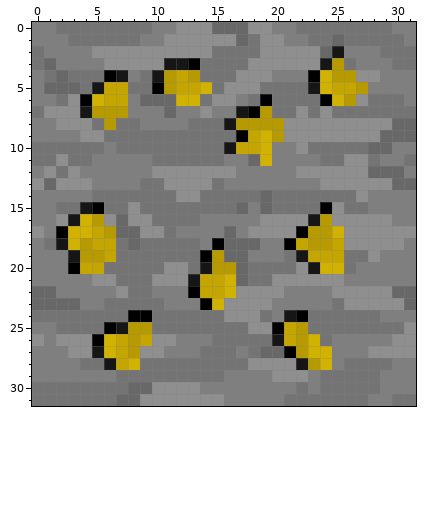
Pixel-art sprite: blocks/Samarium_ore.png. That is the earlier state.
The file is 32x32 pixels. Colours within 5 levels of each other are drawn and written as one.
Once edited:
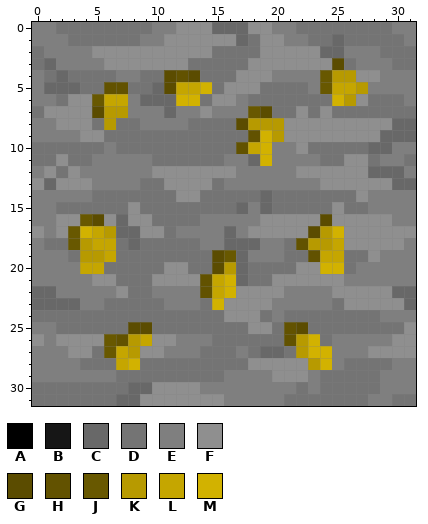
Palette (. is transparent): A #000000  B #161616  C #686868  D #747474  E #7f7f7f  F #8f8f8f  G #5b4c00  H #625200  J #685800  K #b79a00  L #c5a600  M #d2b200
The edit:
y 2: x 25 B -> C
y 3: x 11..13 BBA -> FFD; x 24..25 BK -> FG
y 4: x 6..7 AB -> DE; x 10..13 BKLK -> DGHG; x 23..24 AM -> EJ
y 5: x 5..7 BLL -> DHH; x 10..11 AK -> CG; x 23..24 BM -> EJ
y 6: x 4..5 AM -> FJ; x 19 A -> D; x 24 A -> D
y 7: x 4..5 BK -> FG; x 17..19 BAK -> EJG
y 8: x 16..17 BK -> DG
y 9: x 17..18 AL -> DH
y 10: x 16..17 BL -> DH
y 15: x 4..5 BA -> DD; x 24 A -> D
y 16: x 3..5 BMK -> FJG; x 23..24 BK -> FG
y 17: x 2..3 AM -> FJ; x 22..23 AK -> FG
y 18: x 2..3 BM -> DJ; x 15 A -> E; x 21..22 AL -> DH
y 19: x 3 B -> D; x 14..16 AKC -> DGJ; x 22..23 BL -> DH
y 20: x 3 A -> E; x 14..15 BK -> DG; x 23 B -> F
y 21: x 13..14 BL -> FH
y 22: x 13..14 AL -> EH
y 23: x 14 A -> D
y 24: x 8..9 AA -> DD; x 21..22 BA -> DD
y 25: x 6..9 ABKK -> DDGG; x 20..22 ALK -> DHG
y 26: x 5..7 AML -> FJH; x 20..21 BL -> DH
y 27: x 5..6 BM -> DJ; x 21 A -> D
y 28: x 6 B -> D; x 22 B -> F
Changed places in both pictures, as pixel boxes (x1, y1, x2, y2):
changed: (80, 46, 344, 154)
changed: (56, 202, 236, 370)
changed: (284, 202, 332, 274)
changed: (272, 310, 308, 370)
